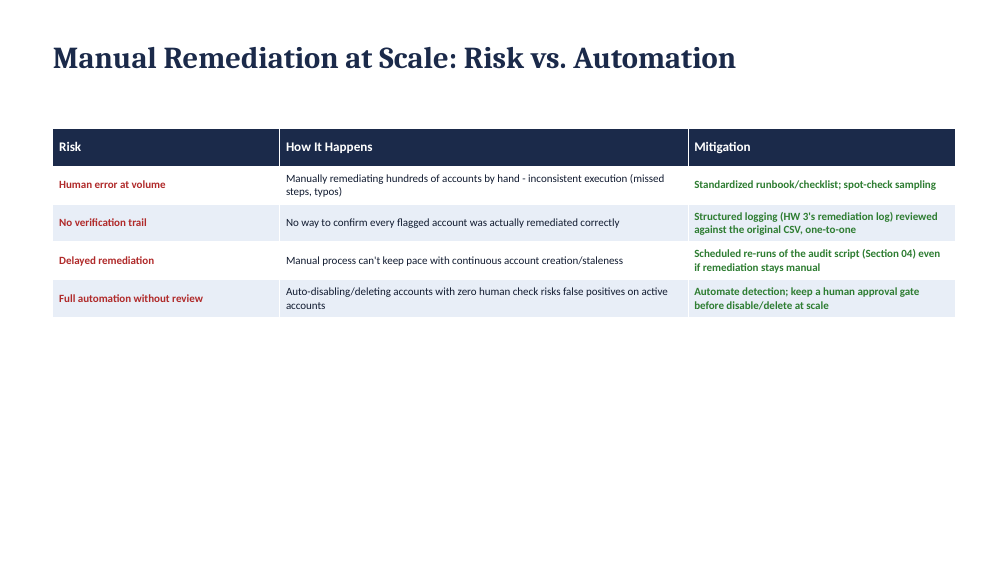
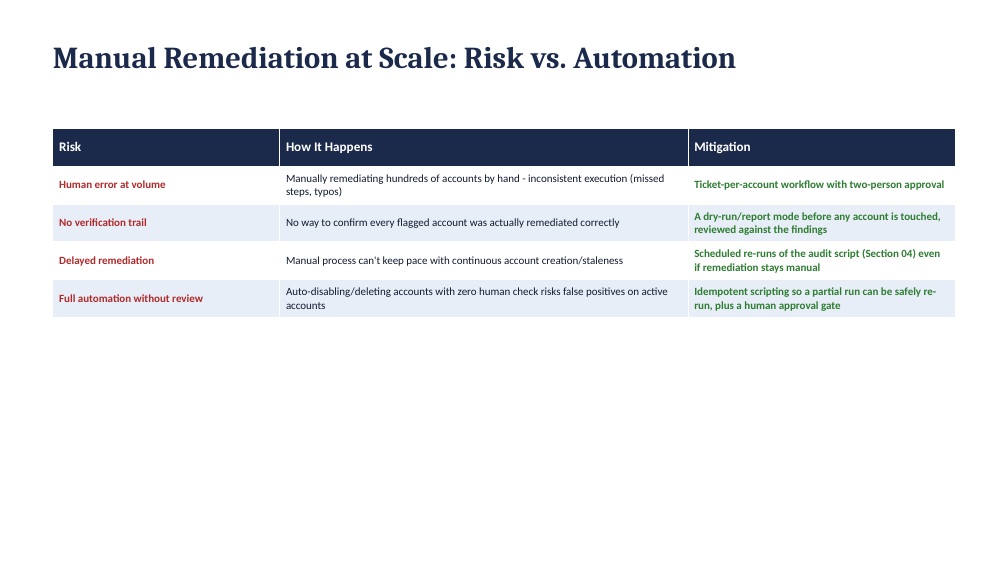
Before and after one commit to BYU-CYBER-444/byu-cyber-444.github.io, a slide deck: slide 71 of lectures/CYBER444_Week03_Windows_Server_Administration.pptx (slide 57 before the commit). Drawn at 1008x567 pixels with LibreOffice and Linux fonts; fonts in the diff are those of the drawing. Boxes give left, top, right and bottom in pixels: in the first picture for what was removed or moved away, otherwise in the second. Text is boxed around its words. In the diff, an @@ line names an element or a change of style, - is before the commit and + after.

```diff
--- a/lectures/CYBER444_Week03_Windows_Server_Administration.pptx
+++ b/lectures/CYBER444_Week03_Windows_Server_Administration.pptx
@@ table at box(53, 129, 955, 318) @@
-row 2, column 3: Standardized runbook/checklist; spot-check sampling
+row 2, column 3: Ticket-per-account workflow with two-person approval
-row 3, column 3: Structured logging (HW 3's remediation log) reviewed against the original CSV, one-to-one
+row 3, column 3: A dry-run/report mode before any account is touched, reviewed against the findings
-row 5, column 3: Automate detection; keep a human approval gate before disable/delete at scale
+row 5, column 3: Idempotent scripting so a partial run can be safely re-run, plus a human approval gate
```
Also in this commit, not shown: 14 other slides changed, 15 slides added, 1 slide removed, 2 other files.
